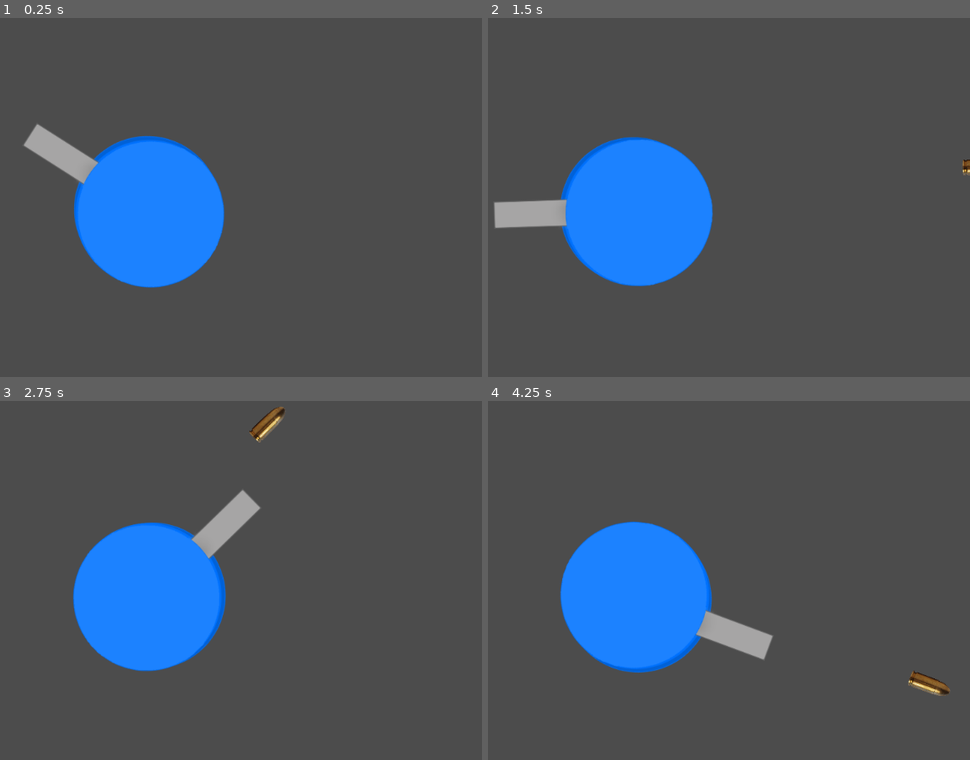
Above: before the commit, frames 1-4 (two rows, left to right).
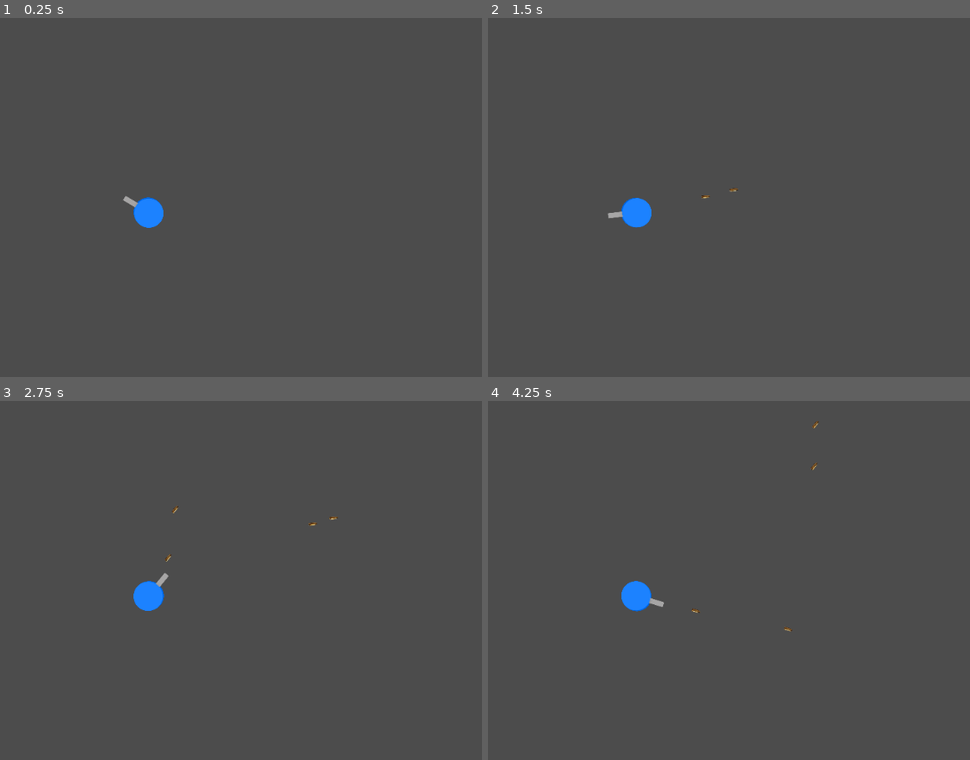
Above: after the commit, the same moments.

Repository: EispriStic/deep.io
Game: Godot game, scene res://Main/Main.tscn
Same seed, same stepped clock (60 frames per second), same inputs: the game is played once before the commit and once after it.
Inputs (mouse positions are in pixels of both pictures, inside the frame that each line leads up to):
- Up to frame 1 (0.25 s): no input
- Up to frame 2 (1.5 s): tap Enter at 0.5 s; move the mouse to (782, 193) at 0.52 s; press the mouse at (782, 193) at 0.53 s; hold D (right) 0.53-1.28 s; move the mouse to (502, 233) at 1.27 s; release the mouse at (502, 233) at 1.28 s; hold S (down) from 1.28 s (still down); click (502, 233) at 1.35 s
- Up to frame 3 (2.75 s): tap Space at 2 s; move the mouse to (216, 508) at 2.02 s; release S (down) at 2.03 s; press the mouse at (216, 508) at 2.03 s; hold D (right) from 2.03 s (still down)
- Up to frame 4 (4.25 s): move the mouse to (603, 673) at 2.77 s; release D (right) at 2.78 s; release the mouse at (603, 673) at 2.78 s; hold W (up) 2.78-3.53 s; click (603, 673) at 2.85 s; tap Enter at 3.5 s; move the mouse to (835, 655) at 3.52 s; press the mouse at (835, 655) at 3.53 s; hold A (left) from 3.53 s (still down)

The runs differ from the first frame. In frame 1, 11% of the frame differs, in the area x 4-47%, y 29-76%; in frame 2, 11%; in frame 3, 11%, in the area x 15-71%, y 1-76%; in frame 4, 11%.

Commit message:
recule camera

Diff:
--- a/Player/Tank_de_base.tscn
+++ b/Player/Tank_de_base.tscn
@@ -24,3 +24,4 @@
 [node name="Camera2D" type="Camera2D" parent="."]
 position = Vector2( 11, 23 )
 current = true
+zoom = Vector2( 5, 5 )
